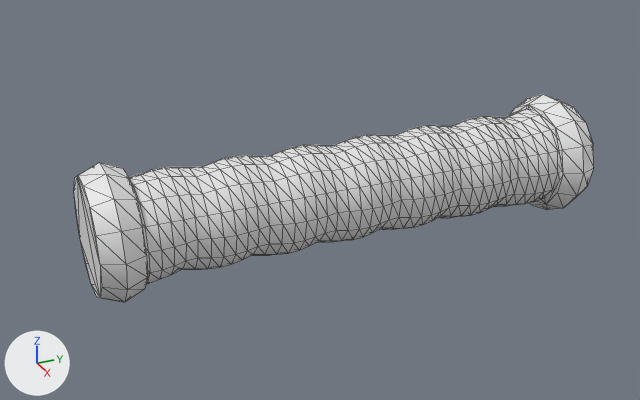
Before and after pictures for a commit that changed the glTF model godot/assets/waffen/modelle/einhandgriff/t1_1.glb.
Both versions are drawn from a 50 mm lens placed at (0.2207, -0.1066, 0.1084), pointed at (-0.0023, -0.0062, -0.0031). Lighting does not change. The marker at lower left points along +X, +Y and +Z. The older version comes first. Mesh edges are drawn as thin lines. Vertices at exactly the same position are counted once.

Script lines for the objects in view, before the commit:
```python
me_einhandgriff_t1_1 = bpy.data.meshes.new('einhandgriff_t1_1')
me_einhandgriff_t1_1.from_pydata(...)  # 686 vertices, 1360 faces; spans x -0.02..0.02, y -0.076..0.081, z -0.019..0.019
# faces by material slot: [1200, 160]
me_einhandgriff_t1_1.materials.append(mat_leder)  # white #e7e7e7
me_einhandgriff_t1_1.materials.append(mat_beschlag)  # white #e7e7e7
ob_einhandgriff_t1_1 = bpy.data.objects.new('einhandgriff_t1_1', me_einhandgriff_t1_1)
ob_einhandgriff_t1_1.location = (0.0, 0.0, 0.0)
```
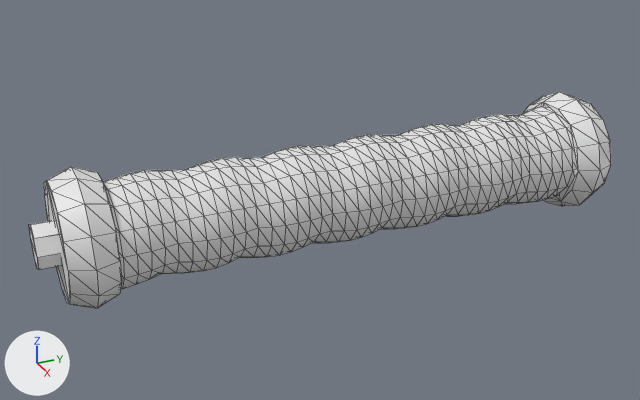
The change, as a diff of the scene's bpy script:
```diff
--- a/godot/assets/waffen/modelle/einhandgriff/t1_1.glb.py
+++ b/godot/assets/waffen/modelle/einhandgriff/t1_1.glb.py
@@ me_einhandgriff_t1_1 @@
 # used by ob_einhandgriff_t1_1; location = (0.0, 0.0, 0.0)
-me_einhandgriff_t1_1.from_pydata(...)  # 686 vertices, 1360 faces; spans x -0.02..0.02, y -0.076..0.081, z -0.019..0.019
+me_einhandgriff_t1_1.from_pydata(...)  # 702 vertices, 1388 faces; spans x -0.02..0.02, y -0.09..0.095, z -0.019..0.019
+# me_einhandgriff_t1_1 part 1: the loose piece of 42 vertices spanning x -0.02..0.02, y -0.076..-0.064, z -0.019..0.019 is moved by (0.0, -0.007, 0.0)
+# me_einhandgriff_t1_1 part 2: a new loose piece, an 8-sided cylinder along y spanning x -0.007..0.007, y -0.09..0.095, z -0.007..0.007, in mat_beschlag (white #e7e7e7)
+# me_einhandgriff_t1_1 part 3: 19 vertices moved within x -0.015..0.015, y -0.07..0.051, z -0.015..0.014; 543 vertices removed from x -0.02..0.02, y -0.07..0.081, z -0.019..0.019; 543 vertices added at x -0.02..0.02, y -0.077..0.088, z -0.019..0.019
 me_einhandgriff_t1_1.materials.append(mat_leder)
```

Pixel boxes [x1, y1, x2, y2] of what changed, in the pictures (640 x 400 px; the box of a moved part takes in the faces that stretch with it):
'einhandgriff_t1_1', reshaped (12% wider)
    before: [74, 94, 594, 302]
    after: [29, 92, 611, 308]
part 1 of me_einhandgriff_t1_1, moved or reshaped
    before: [74, 162, 147, 302]
    after: [44, 167, 122, 308]
part 2 of me_einhandgriff_t1_1, added
    after: [29, 220, 62, 270]
part 3 of me_einhandgriff_t1_1, moved or reshaped
    before: [129, 94, 594, 284]
    after: [103, 92, 611, 289]
